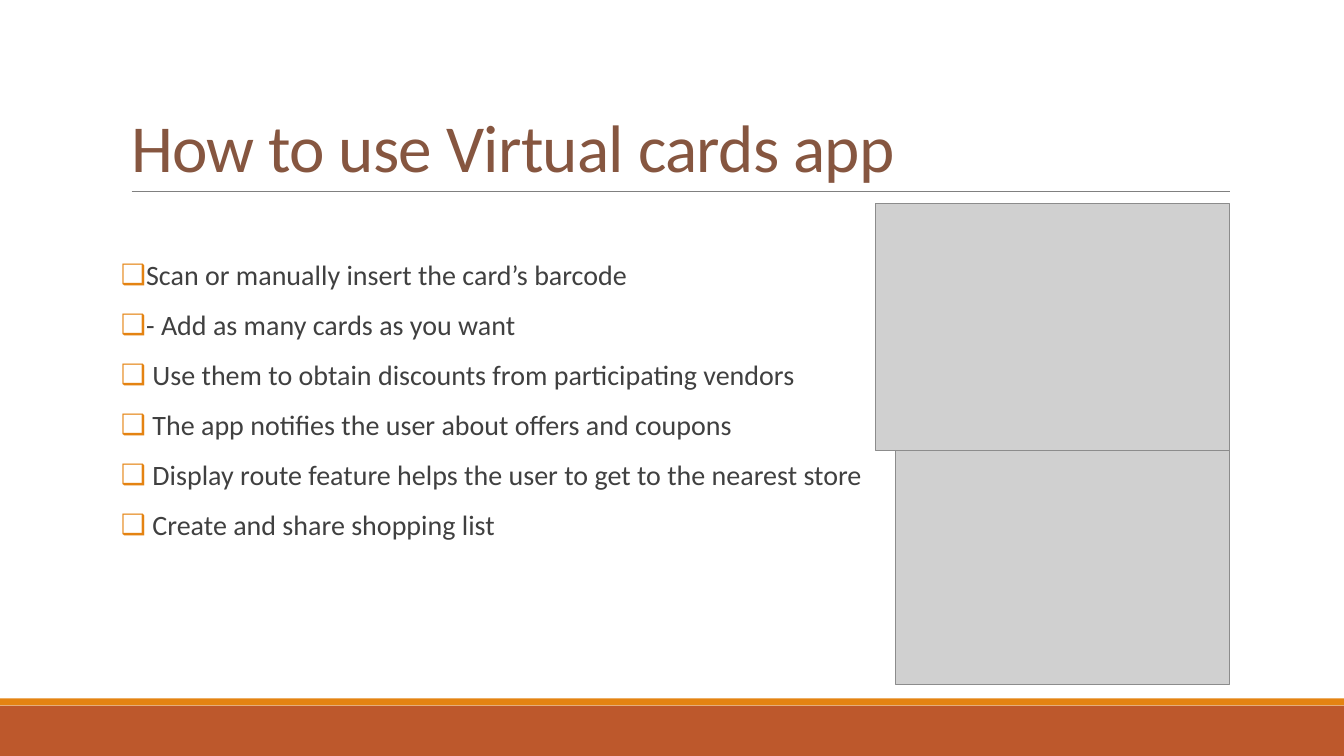
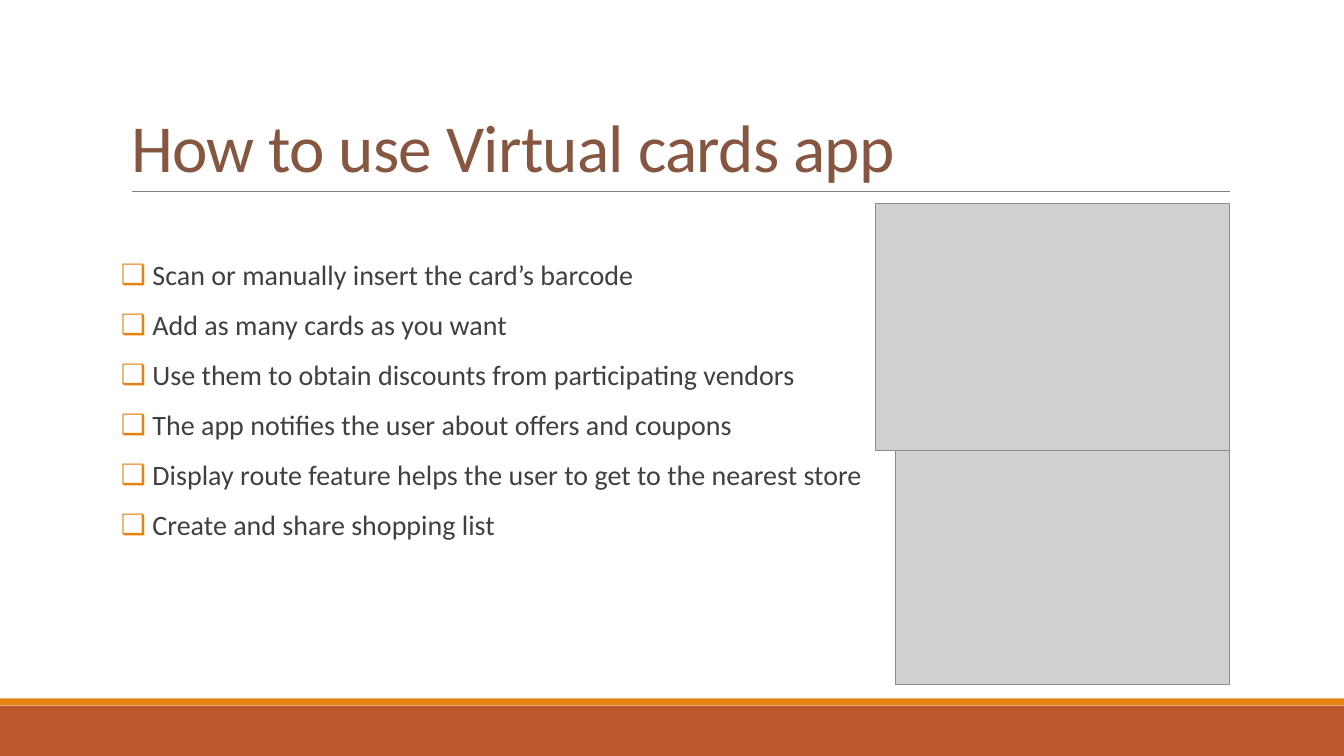
Before and after one commit to corinaradu/siit-testing, a slide deck: slide 3 of final-project/virtual-cards/virtual-cards.pptx. Drawn at 1344x756 pixels with LibreOffice and Linux fonts; fonts in the diff are those of the drawing; grey boxes stand for pictures. Boxes give left, top, right and bottom in pixels: in the first picture for what was removed or moved away, otherwise in the second. Text is boxed around its words. In the diff, an @@ line names an element or a change of style, - is before the commit and + after.

```diff
--- a/final-project/virtual-cards/virtual-cards.pptx
+++ b/final-project/virtual-cards/virtual-cards.pptx
@@ text at (152, 315, 507, 340): text changed @@
-❑ - Add as many cards as you want
+❑ Add as many cards as you want
```
Also in this commit, not shown: 1 other slide changed, 5 other files.
